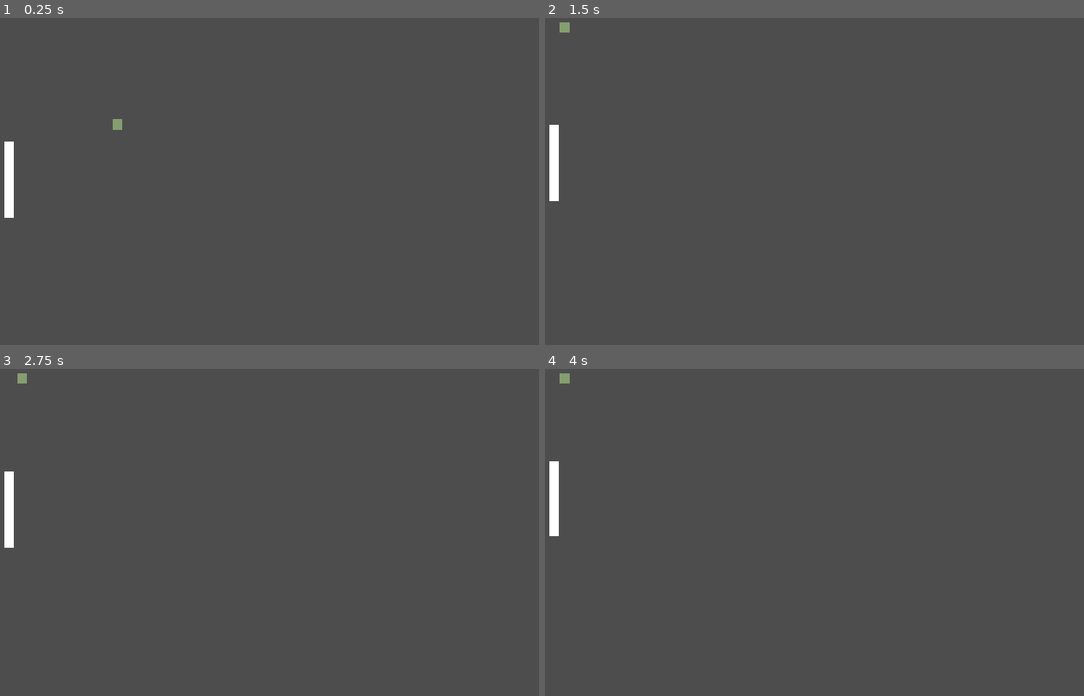
Above: before the commit, frames 1-4 (two rows, left to right).
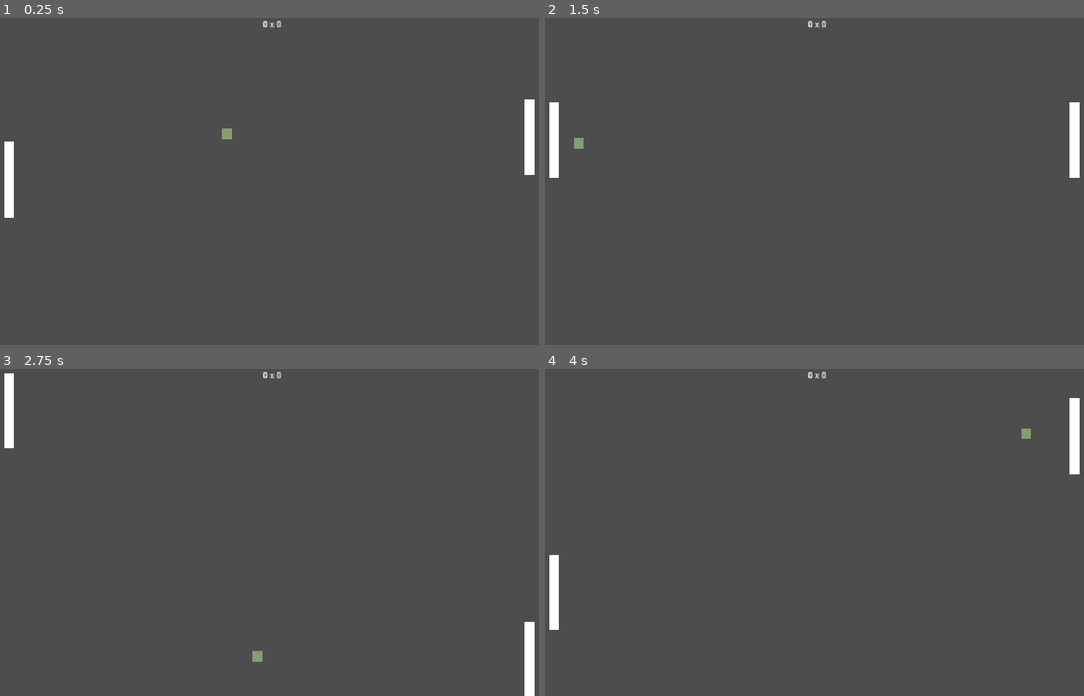
Above: after the commit, the same moments.

Repository: leovaff/pong
Game: Godot game, scene res://scene/main.tscn
The game is run twice, just before and just after one commit, with the same random seed, the same clock (stepped at 60 frames per second) and the same inputs.
Inputs:
- Up to frame 1 (0.25 s): no input
- Up to frame 2 (1.5 s): hold Up (move_up) 0.53-1.28 s; hold Down (move_down) from 1.28 s (still down)
- Up to frame 3 (2.75 s): release Down (move_down) at 2.03 s; hold Up (move_up) from 2.03 s (still down)
- Up to frame 4 (4 s): release Up (move_up) at 3.53 s; hold Down (move_down) from 3.53 s (still down)

The runs differ from the first frame. In frame 1, 0.6% of the frame differs, in the area x 20-100%, y 0-48%; in frame 2, 0.8%; in frame 3, 1.4%; in frame 4, 1.4%, in the area x 0-100%, y 0-80%.

Commit message:
fix fall movement & add bot

Diff:
--- a/scene/main.tscn
+++ b/scene/main.tscn
@@ -1,7 +1,9 @@
 [gd_scene format=3 uid="uid://btl6hqebaajp"]
 
 [ext_resource type="Script" uid="uid://t2b1ygeduhpq" path="res://script/player.gd" id="1_itxqv"]
+[ext_resource type="Script" uid="uid://duhrsa7nt65eq" path="res://script/main.gd" id="1_wp4xf"]
 [ext_resource type="Script" uid="uid://cms3r4vikf7py" path="res://script/ball.gd" id="2_v0l8b"]
+[ext_resource type="Script" uid="uid://onpisil84ei0" path="res://script/bot.gd" id="3_brvut"]
 
 [sub_resource type="RectangleShape2D" id="RectangleShape2D_ajdik"]
 size = Vector2(20, 149)
@@ -9,12 +11,17 @@
 [sub_resource type="RectangleShape2D" id="RectangleShape2D_bwkyw"]
 
 [sub_resource type="RectangleShape2D" id="RectangleShape2D_fwbck"]
-size = Vector2(1189, 28)
+size = Vector2(1189, 144.375)
+
+[sub_resource type="RectangleShape2D" id="RectangleShape2D_umhw5"]
+size = Vector2(209, 625)
 
 [node name="Main" type="Node2D" unique_id=1672190869]
+script = ExtResource("1_wp4xf")
 
 [node name="Player" type="CharacterBody2D" parent="." unique_id=1671797258]
 position = Vector2(55, 320)
+motion_mode = 1
 script = ExtResource("1_itxqv")
 
 [node name="CollisionShape2D" type="CollisionShape2D" parent="Player" unique_id=1134240132]
@@ -26,8 +33,23 @@
 offset_right = 10.0
 offset_bottom = 75.0
 
+[node name="Bot" type="CharacterBody2D" parent="." unique_id=588955659]
+position = Vector2(1086, 320)
+motion_mode = 1
+script = ExtResource("3_brvut")
+
+[node name="CollisionShape2D" type="CollisionShape2D" parent="Bot" unique_id=458654012]
+shape = SubResource("RectangleShape2D_ajdik")
+
+[node name="ColorRect" type="ColorRect" parent="Bot" unique_id=1570039016]
+offset_left = -10.0
+offset_top = -75.0
+offset_right = 10.0
+offset_bottom = 75.0
+
 [node name="Ball" type="CharacterBody2D" parent="." unique_id=1693100508]
-position = Vector2(359, 299)
+position = Vector2(575, 318)
+motion_mode = 1
 script = ExtResource("2_v0l8b")
 
 [node name="CollisionShape2D" type="CollisionShape2D" parent="Ball" unique_id=273745120]
@@ -39,13 +61,42 @@
 offset_right = 10.0
 offset_bottom = 10.0
 color = Color(0.52309304, 0.61928725, 0.4393356, 1)
+metadata/_edit_use_anchors_ = true
 
-[node name="StaticBody2D" type="StaticBody2D" parent="." unique_id=1334640019]
+[node name="Walls" type="StaticBody2D" parent="." unique_id=1334640019]
 
-[node name="CollisionShape2D2" type="CollisionShape2D" parent="StaticBody2D" unique_id=931114975]
-position = Vector2(585, -5)
+[node name="CollisionShape2D2" type="CollisionShape2D" parent="Walls" unique_id=931114975]
+position = Vector2(583, -64)
 shape = SubResource("RectangleShape2D_fwbck")
 
-[node name="CollisionShape2D" type="CollisionShape2D" parent="StaticBody2D" unique_id=761382544]
-position = Vector2(581, 651)
+[node name="CollisionShape2D" type="CollisionShape2D" parent="Walls" unique_id=761382544]
+position = Vector2(583, 711.1875)
 shape = SubResource("RectangleShape2D_fwbck")
+
+[node name="Goal1" type="Area2D" parent="." unique_id=1365686437]
+
+[node name="CollisionShape2D" type="CollisionShape2D" parent="Goal1" unique_id=1343350591]
+position = Vector2(-98.5, 324)
+shape = SubResource("RectangleShape2D_umhw5")
+
+[node name="Goal2" type="Area2D" parent="." unique_id=450126988]
+
+[node name="CollisionShape2D" type="CollisionShape2D" parent="Goal2" unique_id=1859707780]
+position = Vector2(1252, 324)
+shape = SubResource("RectangleShape2D_umhw5")
+
+[node name="CanvasLayer" type="CanvasLayer" parent="." unique_id=463254423]
+
+[node name="ScoreLabel" type="Label" parent="CanvasLayer" unique_id=1155101118]
+anchors_preset = 5
+anchor_left = 0.5
+anchor_right = 0.5
+offset_left = -20.0
+offset_right = 20.0
+offset_bottom = 23.0
+grow_horizontal = 2
+text = "0 x 0"
+horizontal_alignment = 1
+
+[connection signal="body_entered" from="Goal1" to="." method="_on_goal_1_body_entered"]
+[connection signal="body_entered" from="Goal2" to="." method="_on_goal_2_body_entered"]
--- a/script/ball.gd
+++ b/script/ball.gd
@@ -8,4 +8,5 @@
 	move_and_slide()
 
 	if get_last_slide_collision() != null:
-		direction.x *= -1
+		var normal = get_last_slide_collision().get_normal()
+		direction = direction.bounce(normal)
--- /dev/null
+++ b/script/bot.gd
@@ -0,0 +1,6 @@
+extends CharacterBody2D
+
+@onready var ball: CharacterBody2D = $"../Ball"
+
+func _physics_process(delta: float) -> void:
+	global_position.y = ball.global_position.y
--- /dev/null
+++ b/script/main.gd
@@ -0,0 +1,21 @@
+extends Node2D
+
+var score_player: int = 0
+var score_bot: int = 0
+
+@onready var score_label: Label = $CanvasLayer/ScoreLabel
+
+func _on_goal_1_body_entered(body: Node2D) -> void:
+	body.global_position = Vector2(575, 318)
+	body.direction = Vector2(-1, -1)
+	score_bot += 1
+	update_score()
+
+func _on_goal_2_body_entered(body: Node2D) -> void:
+	body.global_position = Vector2(575, 318)
+	body.direction = Vector2(-1, -1)
+	score_player += 1
+	update_score()
+
+func update_score():
+	score_label.text = str(score_player) + "x" + str(score_bot)
--- a/script/player.gd
+++ b/script/player.gd
@@ -1,4 +1,14 @@
 extends CharacterBody2D
 
+var max_speed: float = 800
+var speed: float = 0
+
 func _physics_process(delta: float) -> void:
-	position.y += Input.get_axis("move_up", "move_down")
+	var direction : int = Input.get_axis("move_up", "move_down")
+	velocity.y = direction * speed
+	move_and_slide()
+
+	if absf(direction) >= 0.1:
+		speed = lerpf(speed, max_speed, 100 * delta)
+	else:
+		speed = lerpf(speed, 0, 100 * delta)
Not shown, added: script/bot.gd.uid
Not shown, added: script/main.gd.uid
